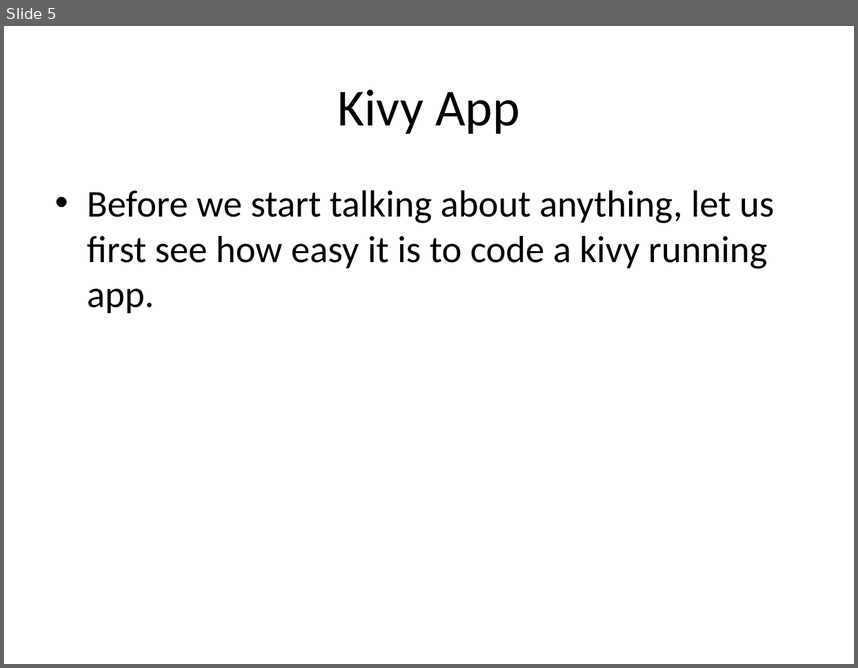
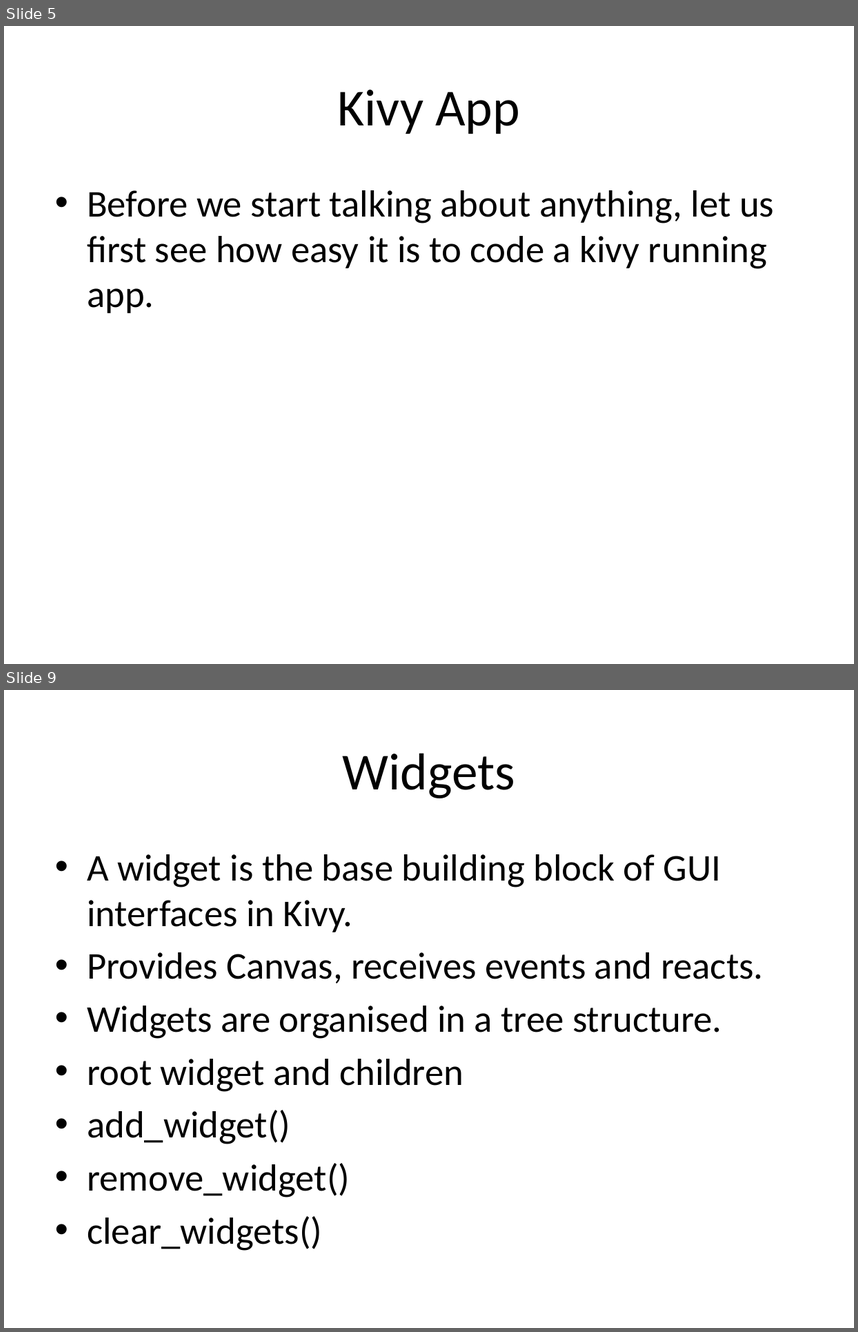
Before and after one commit to akash-tomar/pyconsk2017_kivy, a slide deck: talk.pptx. Shown one above the other, each under a label of ours: slide 5 before the commit, slides 5 and 9 after it; the slides between them are not shown. The pictures are 858x668 and 858x1332 pixels, drawn with LibreOffice and Linux fonts; fonts in the diff are those of the drawing. Boxes give left, top, right and bottom in pixels: in the first picture for what was removed or moved away, otherwise in the second. Text is boxed around its words. In the diff, an @@ line names an element or a change of style, - is before the commit and + after.

```diff
--- a/talk.pptx
+++ b/talk.pptx
@@ slide 9 added at [4,690,854,1328], background #FFFFFF @@
@@ title added at [343,753,515,798], 44 pt, text #000000 @@
+Widgets
@@ text added at [87,854,764,1250], 32 pt, text #000000 @@
+• A widget is the base building block of GUI interfaces in Kivy.
+• Provides Canvas, receives events and reacts.
+• Widgets are organised in a tree structure.
+• root widget and children
+• add_widget()
+• remove_widget()
+• clear_widgets()
```
Also in this commit, not shown: 9 other slides added.
